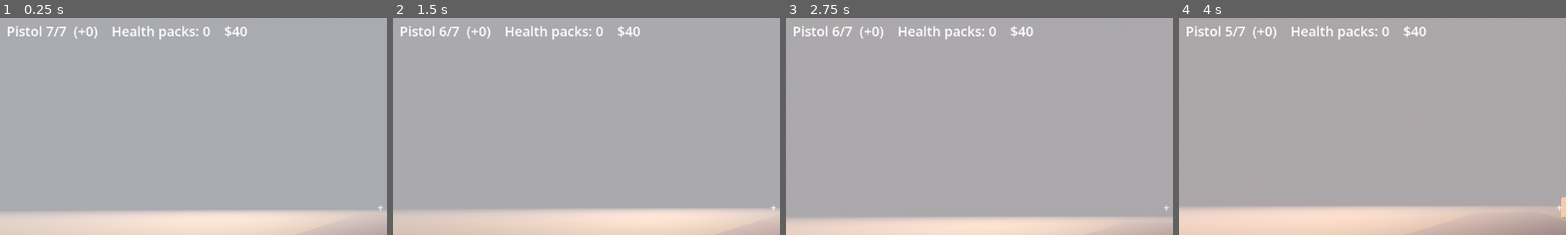
Above: before the commit, frames 1-4 (left to right).
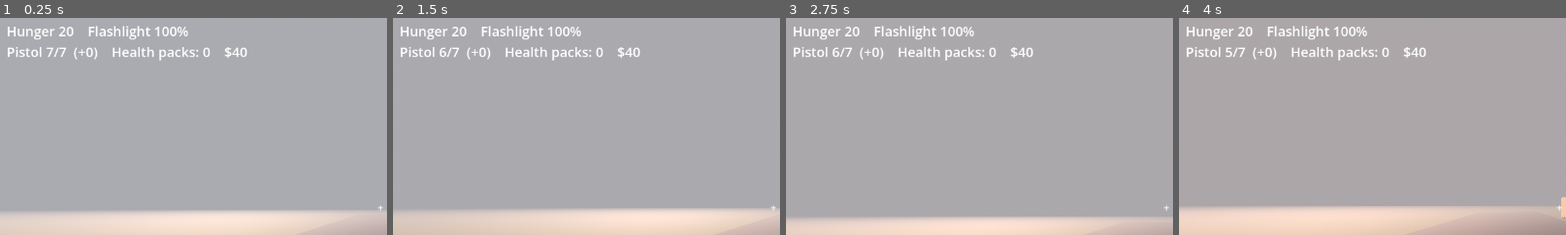
Above: after the commit, the same moments.

Repository: PatriotAri/ZombieGame
Game: Godot game, scene res://world/main.tscn
Same seed, same stepped clock (60 frames per second), same inputs: the game is played once before the commit and once after it.
Inputs (mouse positions are % of the whole screen's width and height, from its top left):
- Up to frame 1 (0.25 s): no input
- Up to frame 2 (1.5 s): tap Enter (ui_accept) at 0.5 s; move the mouse to (55, 50) at 0.52 s; hold Ctrl (crouch) 0.53-1.28 s; hold W (move_forward) from 0.53 s (still down); click (55, 50) at 0.67 s; tap Space (jump) at 0.77 s; tap F (flashlight) at 0.8, 1.35 s; move the mouse to (45, 50) at 1.27 s
- Up to frame 3 (2.75 s): keep holding W (move_forward); tap Space (jump) at 1.52 s; tap E (interact) at 1.55 s; move the mouse to (52, 48) at 2.02 s; hold E (interact) from 2.03 s (still down); tap Ctrl (crouch) at 2.3 s
- Up to frame 4 (4 s): keep holding W (move_forward); move the mouse to (49, 52) at 2.77 s; release E (interact) at 2.78 s; tap Ctrl (crouch) at 2.85 s; click (49, 52) at 2.92 s; tap Space (jump) at 3.02, 3.77 s; tap F (flashlight) at 3.05 s; move the mouse to (57, 51) at 3.52 s; hold F (flashlight) from 3.53 s (still down); tap E (interact) at 3.8 s
The pictures show only the part of the screen within x 1-51%, y 6-56%; the shares and areas given below are measured in that part.

The runs differ from the first frame. In frame 1, 2.3% of the frame differs, in the area x 2-64%, y 3-20%; in frame 2, 2.3%; in frame 3, 2.3%; in frame 4, 2.3%.

Commit message:
Add sound effects, hunger, and battery-powered flashlight
Sound: core/sound.gd plays named effects from assets/audio/ (numbered
variants picked at random, missing files skipped with one warning,
3D sounds beyond their range skipped). Wired into player actions,
zombie moans/alerts/hits/deaths, doors and the gate, and guard and
bandit gunfire. The 28 sounds are synthesized placeholders from
tools/make_placeholder_sounds.py, meant to be replaced by name.

Hunger rises with in-game time: hungry at 60 (half stamina regen,
stomach growls), starving at 100 (slow health loss, "You starved").
Canned food lowers it.

The flashlight now drains a battery charge, dims and flickers when
low, and swaps in spare batteries from the inventory when it dies.
Hunger and charge are saved; older saves load with defaults.

Co-Authored-By: Claude Opus 5.5 <noreply@anthropic.com>
Claude-Session: https://claude.ai/code/session_01NJxZXcy4CVXHhqiHQ3b6eV

Diff:
--- a/midwest-undead/characters/npcs/bandit.gd
+++ b/midwest-undead/characters/npcs/bandit.gd
@@ -234,6 +234,7 @@
 		end += Vector3(randf_range(-1.2, 1.2), randf_range(-0.5, 0.9), randf_range(-1.2, 1.2))
 
 	_tracer(gun.global_transform * Vector3(0, 0, -0.35), end)
+	Sound.play_at(self, "gunshot", gun.global_position, -2.0, 70.0, 0.08)
 	muzzle_flash.visible = true
 	get_tree().create_timer(0.05).timeout.connect(func() -> void: muzzle_flash.visible = false)
 	get_tree().call_group("noise_listeners", "hear_noise", global_position, noise_radius)
--- a/midwest-undead/characters/npcs/guard.gd
+++ b/midwest-undead/characters/npcs/guard.gd
@@ -102,6 +102,7 @@
 
 	var muzzle := rifle.global_transform * Vector3(0, 0, -0.9)
 	_tracer(muzzle, end)
+	Sound.play_at(self, "rifle_shot", muzzle, 0.0, 90.0, 0.06)
 	muzzle_flash.visible = true
 	get_tree().create_timer(0.05).timeout.connect(func() -> void: muzzle_flash.visible = false)
 	get_tree().call_group("noise_listeners", "hear_noise", global_position, noise_radius)
--- a/midwest-undead/characters/npcs/human_npc.gd
+++ b/midwest-undead/characters/npcs/human_npc.gd
@@ -17,6 +17,7 @@
 enum Faction { SURVIVOR, BANDIT }
 
 const GameData := preload("res://core/game_data.gd")
+const Sound := preload("res://core/sound.gd")
 
 @export_group("Identity")
 @export var display_name := "Survivor"
--- a/midwest-undead/characters/player/player.gd
+++ b/midwest-undead/characters/player/player.gd
@@ -1,6 +1,7 @@
 extends CharacterBody3D
-## First-person survivor: movement, stamina, crouching, melee, the pistol,
-## an inventory, picking things up, trading, and the noise all of that makes.
+## First-person survivor: movement, stamina, hunger, crouching, melee, the pistol,
+## a battery-powered flashlight, an inventory, picking things up, trading, and the
+## noise all of that makes.
 ## The node tree (camera, flashlight, weapon models) lives in player.tscn.
 ## TUNING: open player.tscn, select the Player node, and use the Inspector.
 
@@ -19,6 +20,7 @@
 const Inventory := preload("res://items/inventory.gd")
 const LootSpot := preload("res://items/loot_spot.gd")
 const GroundItem := preload("res://items/ground_item.gd")
+const Sound := preload("res://core/sound.gd")
 
 @export_group("Movement")
 @export var walk_speed := 4.0
@@ -61,6 +63,26 @@
 @export var food_heal := 15.0
 ## Eating also restores this much stamina.
 @export var food_stamina := 100.0
+## How much a can of food takes off your hunger (0 = full, 100 = starving).
+@export var food_hunger := 35.0
+
+@export_group("Hunger")
+## Hunger rises with in-game time: 4 per hour means fed to starving in about a
+## day (25 game hours, ~17 real minutes at the default clock speed).
+@export var hunger_per_game_hour := 4.0
+@export_range(0.0, 100.0) var starting_hunger := 20.0
+## From here on you're hungry: stamina comes back at half speed.
+@export_range(0.0, 100.0) var hungry_at := 60.0
+## At 100 hunger you're starving and slowly lose health.
+@export var starving_damage_per_sec := 0.4
+
+@export_group("Flashlight")
+## Real seconds of light from one set of batteries.
+@export var battery_life := 240.0
+## Below this charge (0-1) the beam dims and flickers.
+@export_range(0.0, 1.0) var low_battery := 0.2
+## Spare sets of batteries you start with (one set is already in the flashlight).
+@export var starting_spare_batteries := 0
 
 @export_group("Pistol")
 @export var pistol_damage := 55.0
@@ -87,7 +109,10 @@
 ## in game_data.gd. The use button does whatever that item does.
 var held := "pistol"
 var is_dead := false
+var starved := false # died of hunger rather than bites (for the death message)
 var is_crouching := false
+var hunger := 20.0 # 0 = just ate, 100 = starving; set to starting_hunger in _ready
+var flashlight_charge := 1.0 # what's left in the batteries in the flashlight, 0-1
 var menu_open := false # set by the inventory/shop screens; freezes your controls
 
 var prompt_text := "" # read by the HUD
@@ -118,6 +143,11 @@
 var suppress_next_attack := false # the click that re-grabs the mouse shouldn't fire
 var _last_physics_frame := 0 # to notice when we've just come back from a pause or menu
 var gravity: float = ProjectSettings.get_setting("physics/3d/default_gravity")
+var day_night: Node # for hunger, which runs on in-game time
+var _flashlight_energy := 1.0 # the beam's full brightness, from player.tscn
+var _hunger_stage := 0 # 0 fed, 1 hungry, 2 starving: to announce each change once
+var _growl_timer := 0.0
+var _hurt_sound_wait := 0.0 # zombies hurt you every frame; grunt at most this often
 
 
 func _ready() -> void:
@@ -125,9 +155,13 @@
 	add_to_group("zombie_targets")
 	health = max_health
 	stamina = max_stamina
+	hunger = starting_hunger
+	_hunger_stage = _stage_for(hunger)
 	money = starting_money
 	inventory.add("pistol")
 	inventory.add("pistol_ammo", starting_spare_ammo)
+	inventory.add("batteries", starting_spare_batteries)
+	_flashlight_energy = flashlight.light_energy
 	_item_pivot_rest = item_pivot.position
 	_refresh_weapon_visuals()
 	Input.mouse_mode = Input.MOUSE_MODE_CAPTURED
@@ -161,7 +195,7 @@
 		# press that closes them.
 		_interact()
 	elif event.is_action_pressed("flashlight"):
-		flashlight.visible = not flashlight.visible
+		_toggle_flashlight()
 	elif event.is_action_pressed("use_health_pack"):
 		_quick_heal()
 	elif event.is_action_pressed("item_next"):
@@ -205,6 +239,8 @@
 		velocity.z = move_toward(velocity.z, 0.0, walk_speed)
 		move_and_slide()
 		_update_stamina(delta, false)
+		_update_hunger(delta)
+		_update_flashlight(delta)
 		return
 
 	# Coming back from the pause menu or a trade/inventory screen: the button that
@@ -265,8 +301,11 @@
 	move_and_slide()
 
 	_update_stamina(delta, sprinting)
+	_update_hunger(delta)
+	_update_flashlight(delta)
 	_update_footsteps(delta, sprinting)
 	_update_prompt()
+	_hurt_sound_wait = maxf(_hurt_sound_wait - delta, 0.0)
 
 
 func take_damage(amount: float) -> void:
@@ -274,17 +313,38 @@
 		return
 	health = maxf(health - amount, 0.0)
 	damaged.emit()
+	if _hurt_sound_wait <= 0.0:
+		Sound.play_ui(self, "player_hurt", -4.0)
+		_hurt_sound_wait = 0.6
 	if _use_left > 0.0:
 		_cancel_use()
 		notify.emit("Interrupted!") # can't bandage up or eat while something's biting you
 	if health <= 0.0:
-		is_dead = true
-		flashlight.visible = false
-		weapon_pivot.visible = false
-		pistol_pivot.visible = false
-		item_pivot.visible = false
-		camera.position.y = 0.3 # collapse to the ground
-		died.emit()
+		_die()
+
+
+func _die() -> void:
+	is_dead = true
+	flashlight.visible = false
+	weapon_pivot.visible = false
+	pistol_pivot.visible = false
+	item_pivot.visible = false
+	camera.position.y = 0.3 # collapse to the ground
+	died.emit()
+
+
+## Hunger and flashlight for the HUD, e.g. "Hunger 64 (hungry)    Flashlight 38%  +2".
+func condition_text() -> String:
+	var text := "Hunger %d" % floori(hunger)
+	match _hunger_stage:
+		1:
+			text += " (hungry)"
+		2:
+			text += " (STARVING)"
+	text += "    Flashlight %d%%" % ceili(flashlight_charge * 100.0)
+	if inventory.has("batteries"):
+		text += "  +%d" % inventory.count("batteries")
+	return text
 
 
 ## Text for the HUD describing what's in your hands, e.g. "Pistol 5/7  (+12)".
@@ -345,6 +405,8 @@
 		"pistol_mag": pistol_mag,
 		"held": held,
 		"flashlight": flashlight.visible,
+		"flashlight_charge": flashlight_charge,
+		"hunger": hunger,
 	}
 
 
@@ -358,7 +420,10 @@
 	money = int(data.get("money", money))
 	inventory.from_dict(data.get("inventory", {}))
 	pistol_mag = int(data.get("pistol_mag", PISTOL_MAG))
-	flashlight.visible = bool(data.get("flashlight", false))
+	flashlight_charge = clampf(float(data.get("flashlight_charge", 1.0)), 0.0, 1.0)
+	flashlight.visible = bool(data.get("flashlight", false)) and flashlight_charge > 0.0
+	hunger = clampf(float(data.get("hunger", starting_hunger)), 0.0, 100.0)
+	_hunger_stage = _stage_for(hunger)
 	var saved_held: String = data.get("held", "hands")
 	held = saved_held if saved_held == "hands" or inventory.has(saved_held) else "hands"
 	_refresh_weapon_visuals()
@@ -433,6 +498,7 @@
 	if _use_left > 0.0 or attack_cooldown > 0.0:
 		return
 	_use_left = duration
+	Sound.play_ui(self, "eat" if GameData.item_use(held) == "eat" else "bandage", -4.0)
 	_use_tween = create_tween()
 	_use_tween.tween_property(item_pivot, "position", Vector3(0.0, -0.15, -0.35), 0.2)
 
@@ -450,6 +516,8 @@
 		"eat":
 			health = minf(health + food_heal, max_health)
 			stamina = minf(stamina + food_stamina, max_stamina)
+			hunger = maxf(hunger - food_hunger, 0.0)
+			_hunger_stage = _stage_for(hunger)
 			notify.emit("That hit the spot.")
 	attack_cooldown = 0.3
 	_drop_held_if_gone() # last one used: back to empty hands
@@ -505,11 +573,13 @@
 		var item := target as GroundItem
 		give_item(item.item_id, item.amount)
 		notify.emit("Picked up " + item.get_label())
+		Sound.play_ui(self, "pickup", -6.0)
 		item.queue_free()
 	elif target is LootSpot:
 		var spot := target as LootSpot
 		if spot.open():
 			make_noise(noise_search) # rummaging isn't quiet
+			Sound.play_ui(self, "rummage", -4.0)
 		container_opened.emit(spot)
 	elif _offers_interaction(target):
 		if target is HumanNPC:
@@ -542,6 +612,7 @@
 	attack_cooldown = weapon["cooldown"]
 	stamina -= cost
 	stamina_regen_wait = STAMINA_REGEN_DELAY
+	Sound.play_ui(self, "melee_swing", -6.0, 0.15)
 
 	# Quick strike, damage lands at the end of it, then a slower return.
 	var tween := create_tween()
@@ -576,6 +647,7 @@
 		hit_any = true
 	if hit_any:
 		make_noise(noise_melee_hit)
+		Sound.play_ui(self, "melee_hit", -2.0, 0.15)
 
 
 ## Hitscan: an instant ray from the center of the screen (where the crosshair is).
@@ -584,12 +656,14 @@
 		return
 	if pistol_mag <= 0:
 		attack_cooldown = 0.3
+		Sound.play_ui(self, "dry_fire", -4.0)
 		notify.emit("Empty. Press %s to reload." % Controls.hint("reload") if inventory.has("pistol_ammo") else "Out of ammo.")
 		return
 	pistol_mag -= 1
 	attack_cooldown = pistol_cooldown
 	_pistol_kick()
 	make_noise(noise_gunshot)
+	Sound.play_ui(self, "gunshot")
 
 	var origin := camera.global_position
 	var end := origin - camera.global_basis.z * pistol_range
@@ -613,6 +687,7 @@
 		notify.emit("No pistol ammo.")
 		return
 	reload_timer = pistol_reload_time
+	Sound.play_ui(self, "reload", -4.0, 0.0)
 	reload_tween = create_tween()
 	reload_tween.tween_property(pistol_pivot, "rotation_degrees", Vector3(-40, 0, 20), 0.25)
 	reload_tween.tween_interval(maxf(pistol_reload_time - 0.5, 0.0))
@@ -669,7 +744,8 @@
 	elif stamina_regen_wait > 0.0:
 		stamina_regen_wait -= delta
 	else:
-		stamina = minf(stamina + stamina_regen_per_sec * delta, max_stamina)
+		var regen := stamina_regen_per_sec * (0.5 if hunger >= hungry_at else 1.0)
+		stamina = minf(stamina + regen * delta, max_stamina)
 
 
 func _update_footsteps(delta: float, sprinting: bool) -> void:
@@ -680,4 +756,80 @@
 	step_timer -= delta
 	if step_timer <= 0.0:
 		make_noise(noise_sprint if sprinting else noise_walk)
+		Sound.play_ui(self, "footstep", -6.0 if sprinting else -11.0, 0.12)
 		step_timer = 0.3 if sprinting else 0.5
+
+
+# --- Hunger ------------------------------------------------------------------
+
+func _update_hunger(delta: float) -> void:
+	if day_night == null:
+		day_night = get_tree().get_first_node_in_group("day_night")
+	var seconds_per_hour: float = day_night.seconds_per_game_hour if day_night else 40.0
+	hunger = minf(hunger + hunger_per_game_hour * delta / seconds_per_hour, 100.0)
+
+	var stage := _stage_for(hunger)
+	if stage > _hunger_stage:
+		notify.emit("You're getting hungry." if stage == 1 else "You're starving! Find something to eat.")
+		_growl_timer = 0.0 # growl right away
+	_hunger_stage = stage
+
+	if stage >= 1:
+		_growl_timer -= delta
+		if _growl_timer <= 0.0:
+			Sound.play_ui(self, "stomach_growl", -8.0 if stage == 1 else -3.0)
+			_growl_timer = randf_range(40.0, 70.0) if stage == 1 else randf_range(15.0, 25.0)
+	if stage == 2:
+		# Not take_damage(): starving shouldn't flash red or close menus every frame.
+		health = maxf(health - starving_damage_per_sec * delta, 0.0)
+		if health <= 0.0:
+			starved = true
+			_die()
+
+
+func _stage_for(value: float) -> int:
+	if value >= 100.0:
+		return 2
+	return 1 if value >= hungry_at else 0
+
+
+# --- Flashlight --------------------------------------------------------------
+
+func _toggle_flashlight() -> void:
+	Sound.play_ui(self, "flashlight_click", -8.0)
+	if flashlight.visible:
+		flashlight.visible = false
+		return
+	if flashlight_charge <= 0.0 and not _swap_batteries():
+		notify.emit("The flashlight's dead. Find batteries.")
+		return
+	flashlight.visible = true
+
+
+## Drains the batteries while it's on. Runs low: dims and flickers. Runs out:
+## swaps in a spare set from your inventory, or goes dark.
+func _update_flashlight(delta: float) -> void:
+	if not flashlight.visible:
+		return
+	flashlight_charge = maxf(flashlight_charge - delta / battery_life, 0.0)
+	if flashlight_charge <= 0.0:
+		if _swap_batteries():
+			notify.emit("Swapped in fresh batteries (%d left)." % inventory.count("batteries"))
+		else:
+			flashlight.visible = false
+			notify.emit("The flashlight died.")
+			return
+	var energy := _flashlight_energy
+	if flashlight_charge < low_battery:
+		energy *= lerpf(0.35, 1.0, flashlight_charge / low_battery)
+		if randf() < 0.05:
+			energy *= 0.15 # flicker
+	flashlight.light_energy = energy
+
+
+func _swap_batteries() -> bool:
+	if inventory.remove("batteries") == 0:
+		return false
+	flashlight_charge = 1.0
+	Sound.play_ui(self, "battery_swap", -6.0)
+	return true
--- a/midwest-undead/characters/zombie/zombie.gd
+++ b/midwest-undead/characters/zombie/zombie.gd
@@ -15,6 +15,7 @@
 const Player := preload("res://characters/player/player.gd")
 const GameData := preload("res://core/game_data.gd")
 const Door := preload("res://world/door.gd")
+const Sound := preload("res://core/sound.gd")
 
 enum State { IDLE, INVESTIGATE, HUNT }
 
@@ -57,6 +58,7 @@
 var sense_timer := 0.0
 var repath_timer := 0.0
 var stagger_timer := 0.0
+var groan_timer := 0.0
 var gravity: float = ProjectSettings.get_setting("physics/3d/default_gravity")
 
 @onready var agent: NavigationAgent3D = $NavigationAgent3D
@@ -74,6 +76,7 @@
 	sense_timer = randf() * SENSE_INTERVAL
 	repath_timer = randf() * REPATH_INTERVAL
 	wander_timer = randf_range(1.0, 6.0)
+	groan_timer = randf_range(2.0, 12.0)
 	wander_target = global_position
 	_unique_materials()
 
@@ -109,6 +112,7 @@
 	if sense_timer <= 0.0:
 		sense_timer = SENSE_INTERVAL
 		_update_sight()
+	_update_groan(delta)
 
 	var moving := false
 	match state:
@@ -179,6 +183,8 @@
 			best = candidate
 			best_dist = dist
 	if best:
+		if state != State.HUNT:
+			_alert_sound()
 		target = best
 		state = State.HUNT
 		last_seen_pos = best.global_position
@@ -261,12 +267,14 @@
 	velocity.z = away.z * knockback
 	stagger_timer = 0.4
 	_flash()
+	Sound.play_at(self, "zombie_hit", global_position + Vector3.UP, -4.0, 20.0, 0.15)
 	if health <= 0.0:
 		die()
 		return
 	if state == State.HUNT and _is_valid_target(target):
 		return # stay on its current target
 	if _is_valid_target(attacker):
+		_alert_sound()
 		target = attacker
 		state = State.HUNT
 		last_seen_pos = attacker.global_position
@@ -285,10 +293,29 @@
 		visual.rotation.x = PI / 2.0
 		visual.position.y = 0.3
 		return
+	Sound.play_at(self, "zombie_death", global_position + Vector3.UP, -2.0, 25.0, 0.12)
 	var tween := create_tween()
 	tween.tween_property(visual, "rotation:x", PI / 2.0, 0.6) \
 			.set_trans(Tween.TRANS_QUAD).set_ease(Tween.EASE_IN) # topple backward
 	tween.parallel().tween_property(visual, "position:y", 0.3, 0.6)
+
+
+## Every so often it moans: quietly while shuffling around, louder and more
+## often while chasing someone. It's how you hear one coming in the dark.
+func _update_groan(delta: float) -> void:
+	groan_timer -= delta
+	if groan_timer > 0.0:
+		return
+	var hunting := state == State.HUNT
+	groan_timer = randf_range(2.5, 5.0) if hunting else randf_range(6.0, 14.0)
+	Sound.play_at(self, "zombie_groan", global_position + Vector3(0, EYE_HEIGHT, 0),
+			-2.0 if hunting else -9.0, 22.0 if hunting else 16.0, 0.15)
+
+
+## Just spotted (or been hit by) someone.
+func _alert_sound() -> void:
+	groan_timer = randf_range(2.5, 5.0) # don't moan right on top of the snarl
+	Sound.play_at(self, "zombie_alert", global_position + Vector3(0, EYE_HEIGHT, 0), 0.0, 28.0, 0.15)
 
 
 func _flash() -> void:
--- a/midwest-undead/core/game_data.gd
+++ b/midwest-undead/core/game_data.gd
@@ -18,8 +18,8 @@
 	"crowbar": {"name": "Crowbar", "color": Color(0.45, 0.12, 0.1), "size": Vector3(0.05, 0.05, 0.75), "use": "melee"},
 	"pistol_ammo": {"name": "Pistol ammo", "color": Color(0.75, 0.6, 0.2), "size": Vector3(0.16, 0.1, 0.1)},
 	"health_pack": {"name": "Health pack", "color": Color(0.9, 0.9, 0.88), "size": Vector3(0.32, 0.12, 0.24), "use": "heal"},
-	# Food can be eaten now. Batteries are still trade-only (a hook for a
-	# flashlight battery later).
+	# Food is eaten from your hands and staves off hunger. Batteries can't be held:
+	# the flashlight swaps a set in by itself when its charge runs out.
 	"canned_food": {"name": "Canned food", "color": Color(0.7, 0.25, 0.15), "size": Vector3(0.1, 0.14, 0.1), "use": "eat"},
 	"batteries": {"name": "Batteries", "color": Color(0.2, 0.45, 0.25), "size": Vector3(0.12, 0.06, 0.08)},
 }
--- /dev/null
+++ b/midwest-undead/core/sound.gd
@@ -0,0 +1,94 @@
+extends RefCounted
+## Plays sound effects. Never instanced: call Sound.play_at() / Sound.play_ui().
+##
+## A sound id like "zombie_groan" loads res://assets/audio/zombie_groan.wav, or,
+## if that doesn't exist, every numbered variant (zombie_groan_1.wav,
+## zombie_groan_2.wav, ...) and picks one at random each time. Missing sounds
+## are skipped with a single warning, so gameplay never depends on audio files.
+## To replace a placeholder, drop a new .wav or .ogg with the same name in
+## assets/audio/ (and delete the old one if the extension changed).
+
+const DIR := "res://assets/audio/"
+const EXTENSIONS := ["wav", "ogg"]
+const MAX_VARIANTS := 9
+
+## Loaded sounds (id -> Array of AudioStream, empty when missing) live in a
+## dictionary on the tree's root node rather than in a static var: a static var
+## would keep them alive past engine shutdown ("resources still in use at exit").
+const CACHE_META := &"sound_cache"
+
+
+## A sound out in the world, at a fixed spot. Fades out by max_distance meters.
+## context is any node in the scene tree (needed to reach the tree).
+static func play_at(context: Node, id: String, pos: Vector3, volume_db := 0.0,
+		max_distance := 30.0, pitch_jitter := 0.08) -> void:
+	if not context.is_inside_tree():
+		return
+	# Out of earshot: don't bother (dozens of zombies moan all over town).
+	var camera := context.get_viewport().get_camera_3d()
+	if camera and camera.global_position.distance_to(pos) > max_distance:
+		return
+	var stream := _pick(context, id)
+	if stream == null:
+		return
+	var player := AudioStreamPlayer3D.new()
+	player.stream = stream
+	player.volume_db = volume_db
+	player.max_distance = max_distance
+	player.unit_size = max_distance / 6.0 # stays clearly audible for the first sixth
+	player.pitch_scale = randf_range(1.0 - pitch_jitter, 1.0 + pitch_jitter)
+	player.finished.connect(player.queue_free)
+	context.get_tree().root.add_child(player)
+	player.global_position = pos
+	player.play()
+
+
+## A sound with no position: the player's own body, hands, and menus.
+static func play_ui(context: Node, id: String, volume_db := 0.0, pitch_jitter := 0.05) -> void:
+	if not context.is_inside_tree():
+		return
+	var stream := _pick(context, id)
+	if stream == null:
+		return
+	var player := AudioStreamPlayer.new()
+	player.stream = stream
+	player.volume_db = volume_db
+	player.pitch_scale = randf_range(1.0 - pitch_jitter, 1.0 + pitch_jitter)
+	player.finished.connect(player.queue_free)
+	context.get_tree().root.add_child(player)
+	player.play()
+
+
+static func _pick(context: Node, id: String) -> AudioStream:
+	var root := context.get_tree().root
+	if not root.has_meta(CACHE_META):
+		root.set_meta(CACHE_META, {})
+	var cache: Dictionary = root.get_meta(CACHE_META)
+	if not cache.has(id):
+		cache[id] = _load(id)
+	var streams: Array = cache[id]
+	return null if streams.is_empty() else streams.pick_random()
+
+
+static func _load(id: String) -> Array:
+	var found := []
+	var single := _find(id)
+	if single:
+		found.append(single)
+	else:
+		for i in range(1, MAX_VARIANTS + 1):
+			var variant := _find("%s_%d" % [id, i])
+			if variant == null:
+				break
+			found.append(variant)
+	if found.is_empty():
+		push_warning("Sound '%s' not found in %s; it will be silent." % [id, DIR])
+	return found
+
+
+static func _find(name: String) -> AudioStream:
+	for ext: String in EXTENSIONS:
+		var path := "%s%s.%s" % [DIR, name, ext]
+		if ResourceLoader.exists(path):
+			return load(path) as AudioStream
+	return null
--- a/midwest-undead/world/door.gd
+++ b/midwest-undead/world/door.gd
@@ -13,6 +13,8 @@
 ## The body sits on the pivot (the hinge, for a swinging door). Opening turns it
 ## by open_yaw and moves it by open_shift, both in its closed frame, so the same
 ## script does swinging doors and sliding gate leaves.
+
+const Sound := preload("res://core/sound.gd")
 
 const OPEN_TIME := 0.6
 const BASH_WOBBLE := 0.04 # meters the leaf jumps per blow
@@ -79,8 +81,13 @@
 
 ## The player pressed interact on it.
 func toggle() -> void:
-	if not is_broken:
-		set_open(not is_open)
+	if is_broken:
+		return
+	set_open(not is_open)
+	if label == "gate":
+		Sound.play_at(self, "gate_slide", global_position, 0.0, 30.0, 0.05)
+	else:
+		Sound.play_at(self, "door_open" if is_open else "door_close", global_position, -4.0, 20.0)
 
 
 func set_open(value: bool, animate := true) -> void:
@@ -106,6 +113,7 @@
 	if now < _next_bash_ms:
 		return
 	_next_bash_ms = now + int(BASH_INTERVAL * 1000.0)
+	Sound.play_at(self, "door_bash", global_position + Vector3.UP, 0.0, 30.0, 0.12)
 	if _bash_tween:
 		_bash_tween.kill()
 	_mesh.position = _leaf_offset + Vector3(BASH_WOBBLE, 0.0, 0.0)
@@ -134,6 +142,7 @@
 	_material.albedo_color = _base_color.darkened(0.6)
 	_mesh.position = _leaf_offset
 	_set_open_one(true, true, 0.15)
+	Sound.play_at(self, "door_break", global_position + Vector3.UP, 2.0, 35.0, 0.08)
 
 
 func _set_open_one(value: bool, animate: bool, duration := OPEN_TIME) -> void:
--- a/midwest-undead/world/main.gd
+++ b/midwest-undead/world/main.gd
@@ -228,8 +228,8 @@
 
 func _process(_delta: float) -> void:
 	var crouch := "   (crouching)" if player.is_crouching else ""
-	status_label.text = "Health %d    Stamina %d%s\n%s    Health packs: %d    $%d" % [
-		ceili(player.health), floori(player.stamina), crouch,
+	status_label.text = "Health %d    Stamina %d%s\n%s\n%s    Health packs: %d    $%d" % [
+		ceili(player.health), floori(player.stamina), crouch, player.condition_text(),
 		player.held_label(), player.inventory.count("health_pack"), player.money,
 	]
 	prompt_label.text = player.prompt_text
@@ -238,10 +238,11 @@
 	help_label.text = HELP_GAMEPAD if Controls.using_gamepad else HELP_KEYBOARD
 	_update_hotbar()
 	if player.is_dead:
+		var cause := "You starved." if player.starved else "You were bitten."
 		if _has_save_on_death:
-			message_label.text = "You were bitten.\nLoading your last save...   (%s to load now)" % Controls.hint("restart")
+			message_label.text = "%s\nLoading your last save...   (%s to load now)" % [cause, Controls.hint("restart")]
 		else:
-			message_label.text = "You were bitten. You never saved.\nPress %s to start over." % Controls.hint("restart")
+			message_label.text = "%s You never saved.\nPress %s to start over." % [cause, Controls.hint("restart")]
 
 
 ## _input sees every event before anything else handles it, so it's the place to
Not shown, added: midwest-undead/assets/audio/bandage.wav.import
Not shown, added: midwest-undead/assets/audio/battery_swap.wav.import
Not shown, added: midwest-undead/assets/audio/door_bash.wav.import
Not shown, added: midwest-undead/assets/audio/door_break.wav.import
Not shown, added: midwest-undead/assets/audio/door_close.wav.import
Not shown, added: midwest-undead/assets/audio/door_open.wav.import
Not shown, added: midwest-undead/assets/audio/dry_fire.wav.import
Not shown, added: midwest-undead/assets/audio/eat.wav.import
Not shown, added: midwest-undead/assets/audio/flashlight_click.wav.import
Not shown, added: midwest-undead/assets/audio/footstep_1.wav.import
Not shown, added: midwest-undead/assets/audio/footstep_2.wav.import
Not shown, added: midwest-undead/assets/audio/footstep_3.wav.import
(and 47 more such lines)
